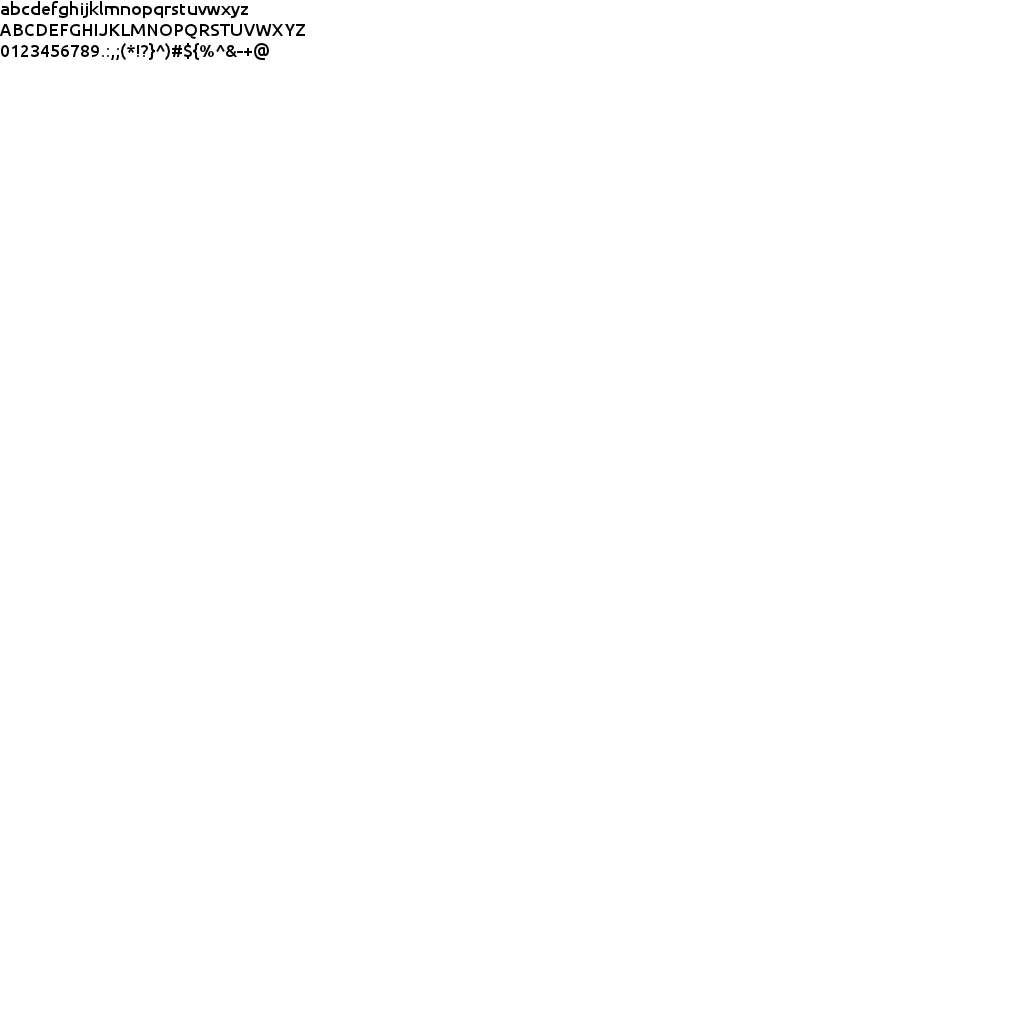
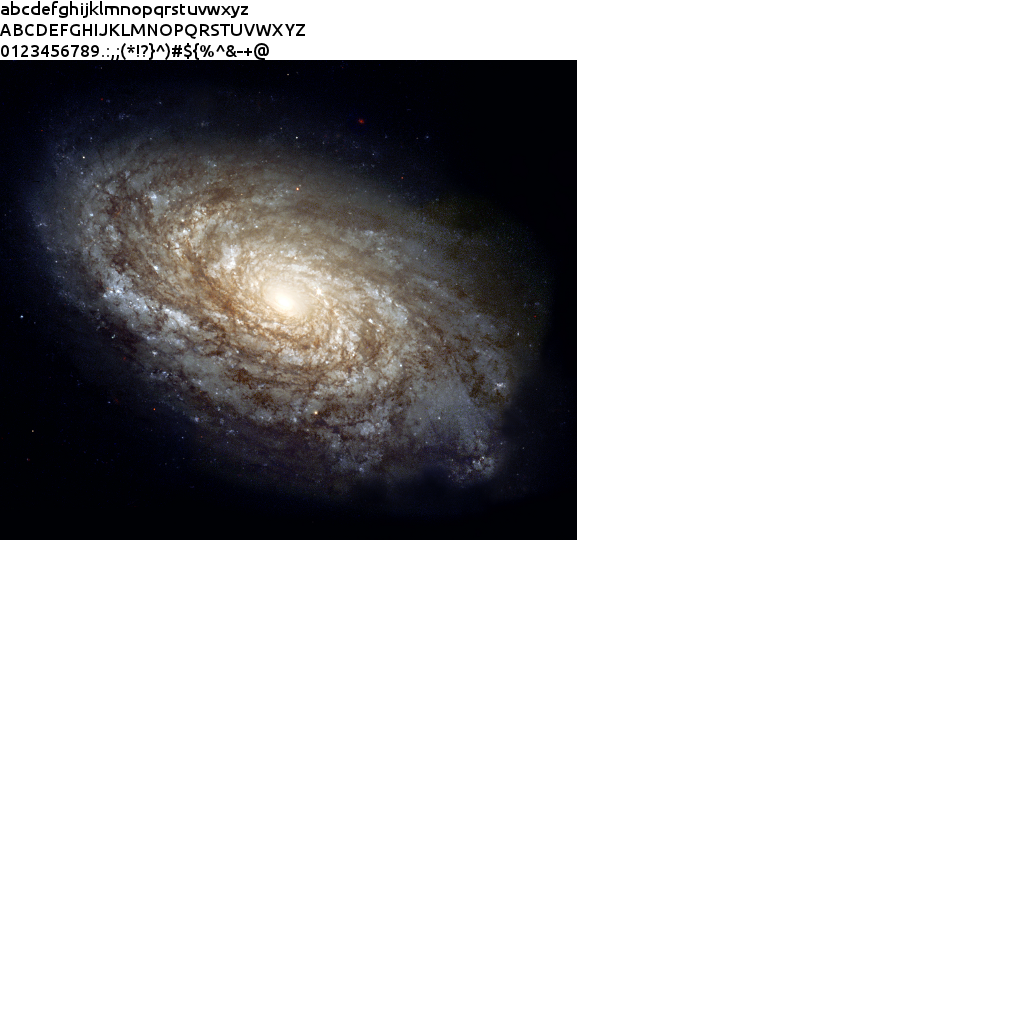
Two versions of the same layered image (1024 x 1024). Layer-by-layer changes:
added layer "Galaxy" above "Font" over [0, 60, 577, 540]
